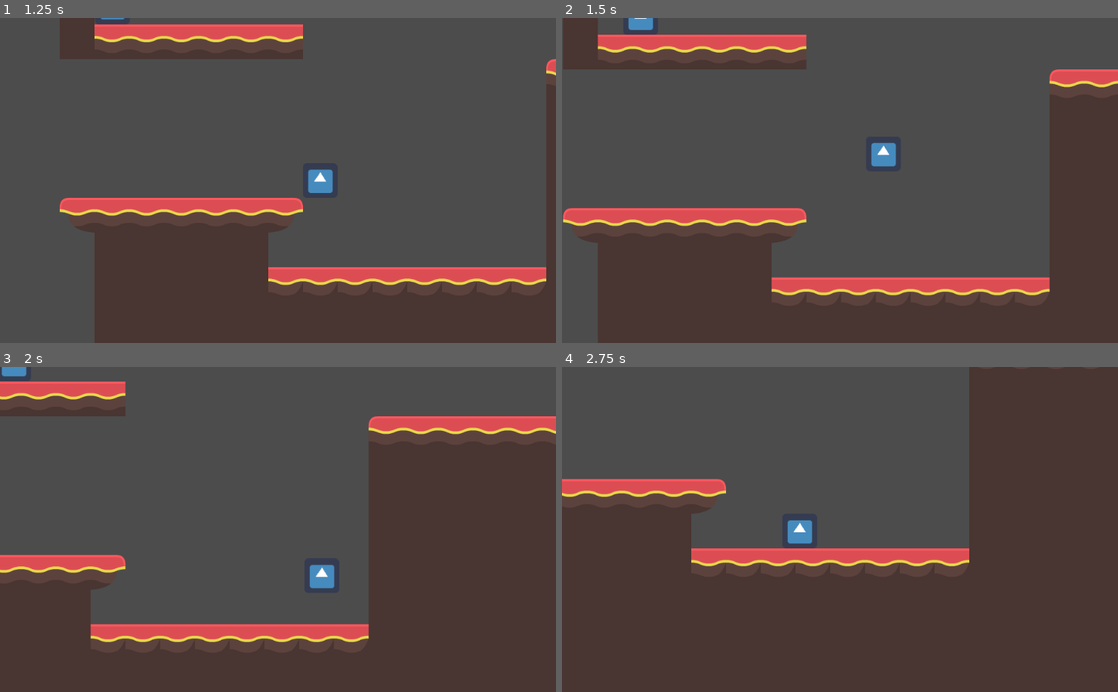
Above: before the commit, frames 1-4 (two rows, left to right).
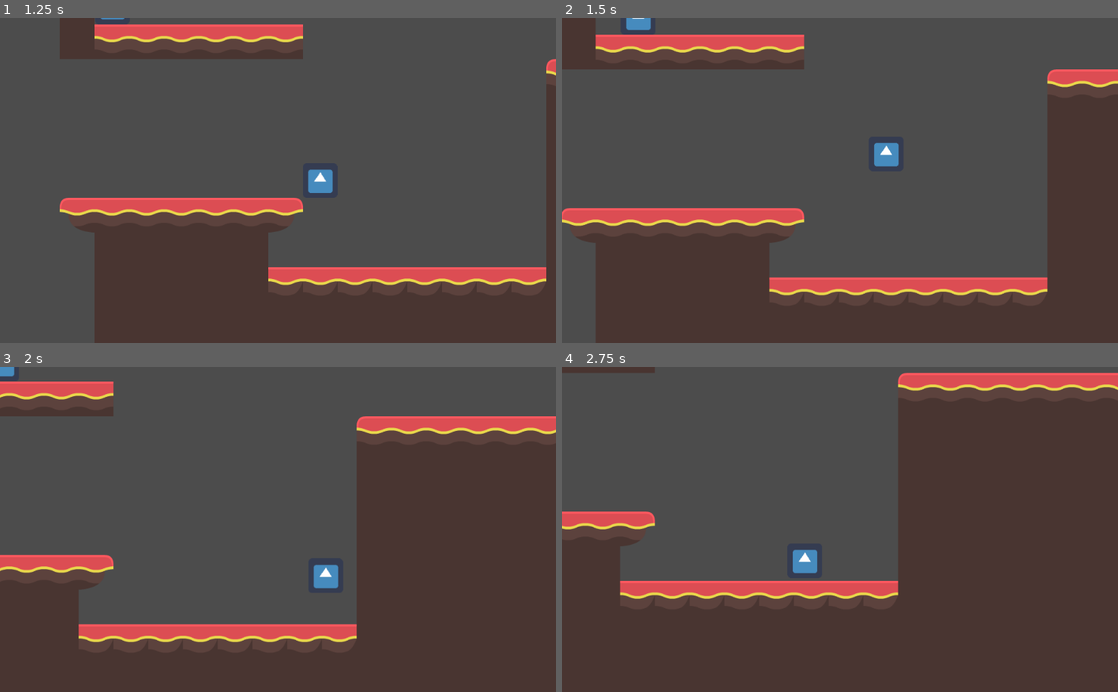
Above: after the commit, the same moments.

Repository: Lukas-VanDyke/Platformer-Prototype
Game: Godot game, scene res://Scenes/Room.tscn
Two runs of this game, one before a commit and one after it. Both use one fixed random seed, a clock stepped at 60 frames per second and the inputs below. The engine's default icon, where the game draws it, is replaced by a stand-in: a white triangle on a blue panel in a dark square.
Inputs (mouse positions are in pixels of both pictures, inside the frame that each line leads up to):
- Up to frame 1 (1.25 s): move the mouse to (400, 164) at 0.52 s; hold D (right) from 0.53 s (still down); click (400, 164) at 0.6 s
- Up to frame 2 (1.5 s): keep holding D (right); move the mouse to (728, 196) at 1.27 s; tap Space (space) at 1.35 s
- Up to frame 3 (2 s): keep holding D (right)
- Up to frame 4 (2.75 s): move the mouse to (895, 458) at 2.02 s; release D (right) at 2.03 s; hold A (left) from 2.03 s (still down); click (895, 458) at 2.1 s

Frame 1 is identical in both runs. In frame 2, 1.4% of the frame differs, in the area x 0-100%, y 0-100%; in frame 3, 4.1%; in frame 4, 20%, in the area x 0-100%, y 0-72%.

Commit message:
Fixed slash freeze problem

Diff:
--- a/src/Scenes/Room.tscn
+++ b/src/Scenes/Room.tscn
@@ -100,6 +100,7 @@
 0/autotile/spacing = 0
 0/autotile/occluder_map = [  ]
 0/autotile/navpoly_map = [  ]
+0/autotile/priority_map = [  ]
 0/autotile/z_index_map = [  ]
 0/occluder_offset = Vector2( 0, 0 )
 0/navigation_offset = Vector2( 0, 0 )
--- a/src/Scripts/PlayerController.gd
+++ b/src/Scripts/PlayerController.gd
@@ -40,7 +40,6 @@
 func _physics_process(delta):
 	if slashTimer < 0.5:
 		slashTimer += delta
-		return
 
 	if dashing:
 		dashTimer += (5 * delta)
@@ -94,10 +93,12 @@
 				line = null
 		return
 
+	BeforeInputChecks()
 	if wallJumpCount > 0:
 		wallJumpCount -= 1
 	else:
-		get_input()
+		if (slashTimer >= 0.5):
+			get_input()
 	velocity.y += gravity * delta
 	if is_on_wall():
 		if velocity.y > wallSlideSpeed:
@@ -131,24 +132,26 @@
 	elif collisionNormal == Vector2(-1, 0):
 		leftWall = true
 
-func get_input():
+func BeforeInputChecks():
 	VelocityCheck()
 
 	if is_on_floor() or is_on_wall():
 		doubleJumpUsed = false
 		dashUsed = false
 
-	if velocity.x < 0:
-		if velocity.x < (-1) * (movementSpeed / 10):
-			velocity.x += (movementSpeed / 10)
-		else:
-			velocity.x = 0
-	elif velocity.x > 0:
-		if velocity.x > (movementSpeed / 10):
-			velocity.x -= (movementSpeed / 10)
-		else:
-			velocity.x = 0
-
+	if is_on_floor():
+		if velocity.x < 0:
+			if velocity.x < (-1) * (movementSpeed / 10):
+				velocity.x += (movementSpeed / 10)
+			else:
+				velocity.x = 0
+		elif velocity.x > 0:
+			if velocity.x > (movementSpeed / 10):
+				velocity.x -= (movementSpeed / 10)
+			else:
+				velocity.x = 0
+
+func get_input():
 	if Input.is_action_pressed("left"):
 		velocity.x -= movementSpeed / 5
 	if Input.is_action_pressed("right"):
@@ -249,7 +252,7 @@
 		newSlash.flip()
 		offset *= -1
 
-	var slashPosition = global_position
+	var slashPosition = Vector2()
 	slashPosition.x += offset
-	newSlash.set_global_position(slashPosition)
-	get_parent().add_child(newSlash)
+	newSlash.set_position(slashPosition)
+	add_child(newSlash)
